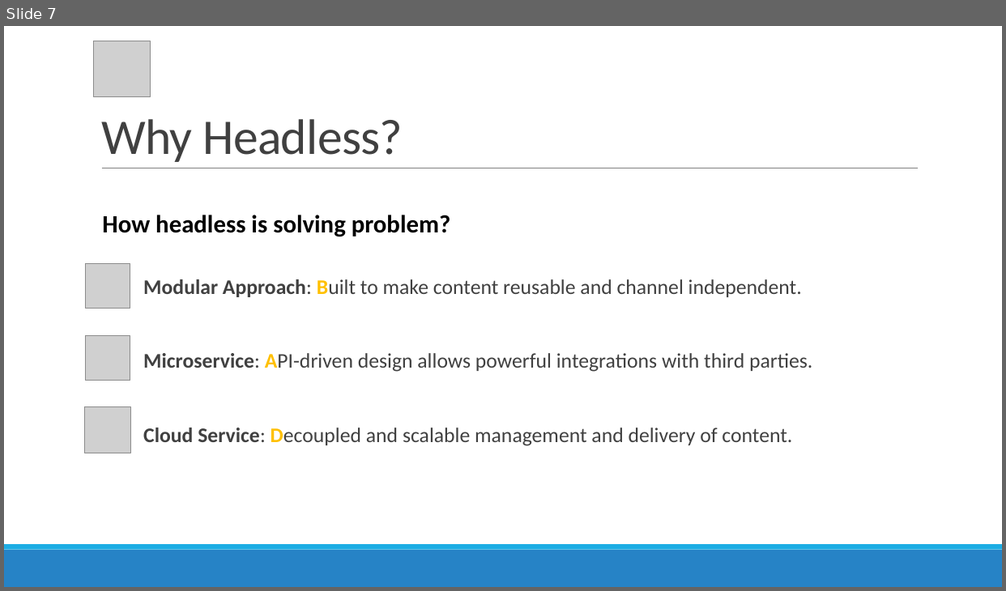
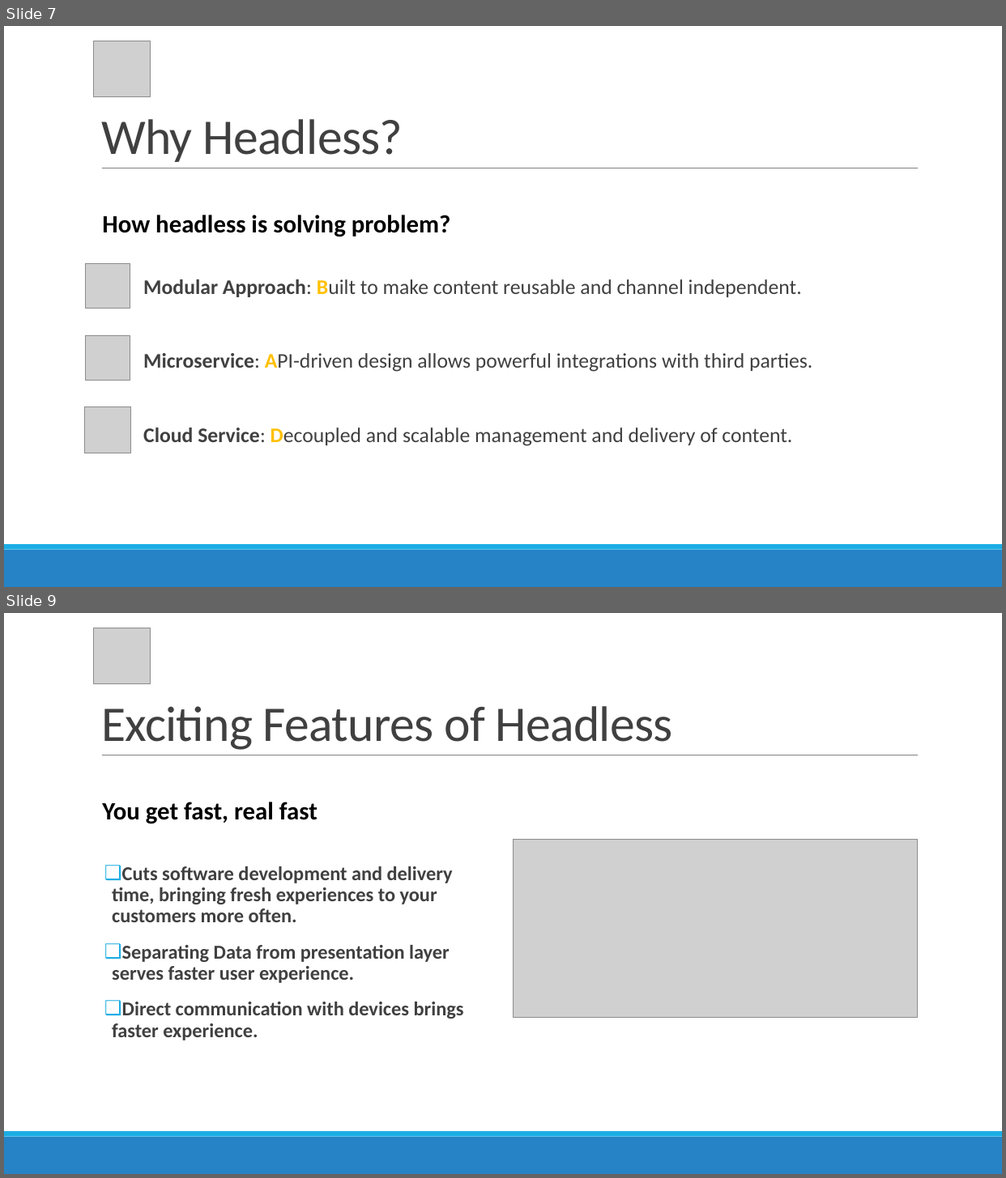
Before and after one commit to r4yadav/contentful-altudo, a slide deck: Contentful-queries.pptx. Shown one above the other, each under a label of ours: slide 7 before the commit, slides 7 and 9 after it; the slides between them are not shown. The pictures are 1006x591 and 1006x1178 pixels, drawn with LibreOffice and Linux fonts; fonts in the diff are those of the drawing; grey boxes stand for pictures. Boxes give left, top, right and bottom in pixels: in the first picture for what was removed or moved away, otherwise in the second. Text is boxed around its words. In the diff, an @@ line names an element or a change of style, - is before the commit and + after.

```diff
--- a/Contentful-queries.pptx
+++ b/Contentful-queries.pptx
@@ slide 9 added at (4, 613, 1002, 1174), background #FFFFFF; not listed: 3 template elements that a slide beside it also shows @@
@@ picture added at (94, 628, 150, 683) @@
@@ title added at (101, 706, 672, 750), 48 pt, text #404040 @@
+Exciting Features of Headless
@@ text added at (102, 802, 317, 824), 24 pt, text #000000, bold @@
+You get fast, real fast
@@ picture added at (513, 840, 918, 1018) @@
@@ text added at (112, 867, 464, 1041), 19 pt, text #404040, bold @@
+❑ Cuts software development and delivery time, bringing fresh experiences to your customers more often.
+❑ Separating Data from presentation layer serves faster user experience.
+❑ Direct communication with devices brings faster experience.
```
Also in this commit, not shown: 4 slides changed, 9 other slides added, 5 other files.
